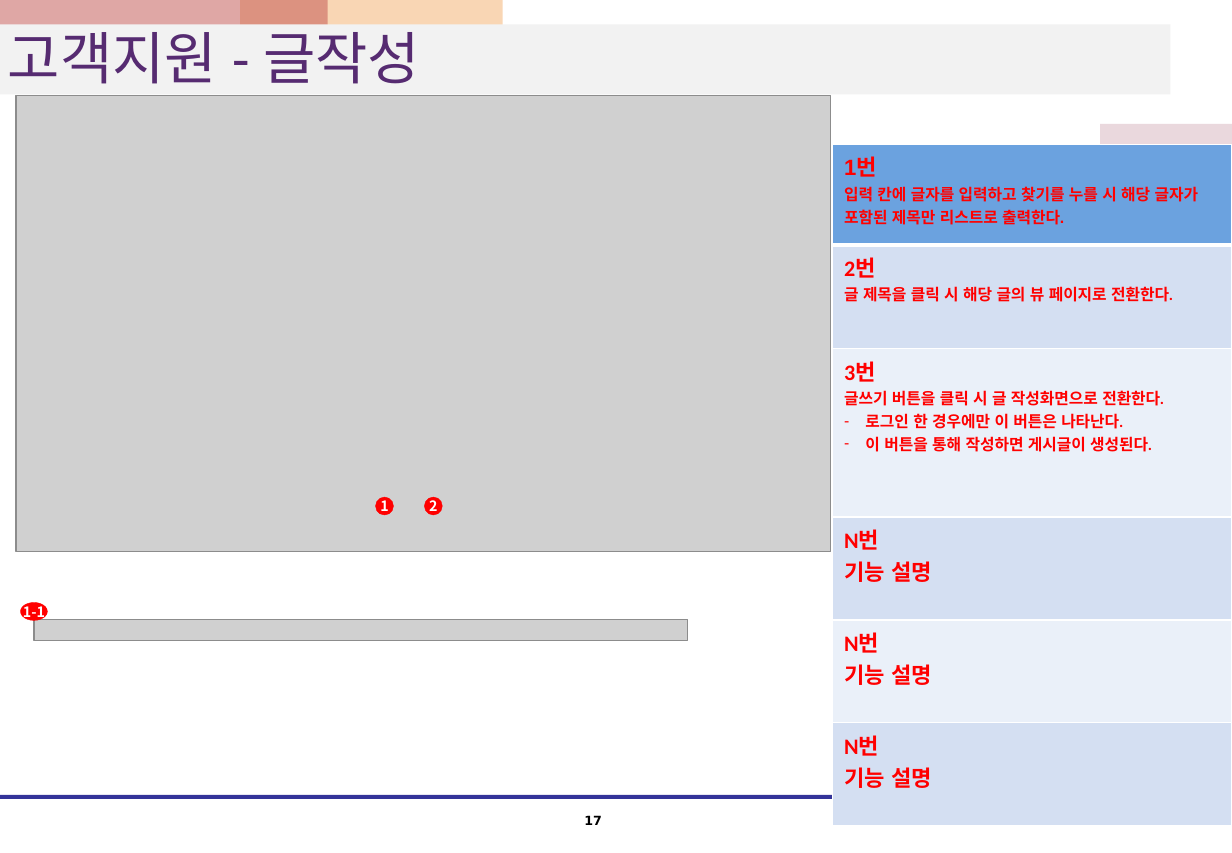
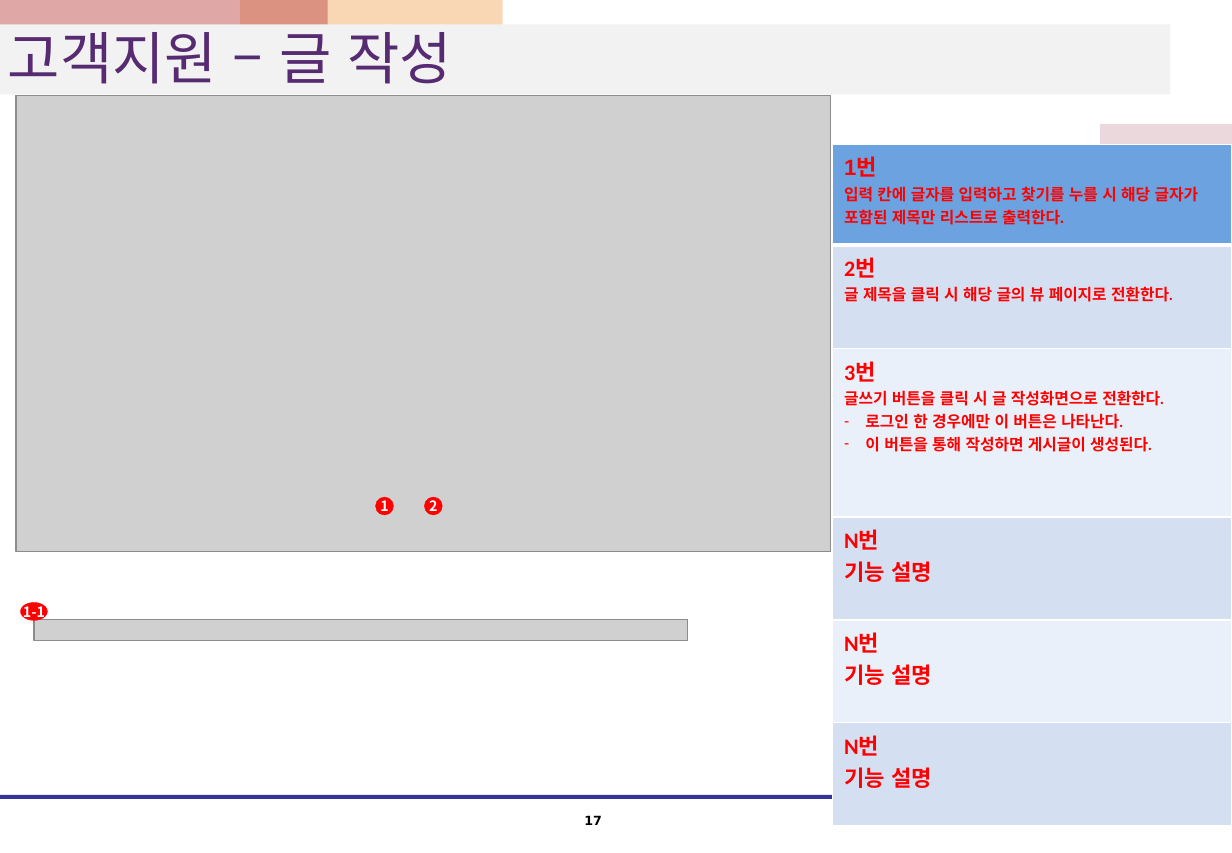
Before and after one commit to kshwang/javapj, a slide deck: slide 17 of 웹1팀_프로젝트_화면설계서.pptx. Drawn at 1232x853 pixels with LibreOffice and Linux fonts; fonts in the diff are those of the drawing; grey boxes stand for pictures. Boxes give left, top, right and bottom in pixels: in the first picture for what was removed or moved away, otherwise in the second. Text is boxed around its words. In the diff, an @@ line names an element or a change of style, - is before the commit and + after.

```diff
--- a/웹1팀_프로젝트_화면설계서.pptx
+++ b/웹1팀_프로젝트_화면설계서.pptx
@@ title at <box>8,22,453,84</box>: text changed @@
-고객지원 - 글작성
+고객지원 – 글 작성
```
Also in this commit, not shown: 3 other slides changed, 1 slide added, 1 slide removed.
